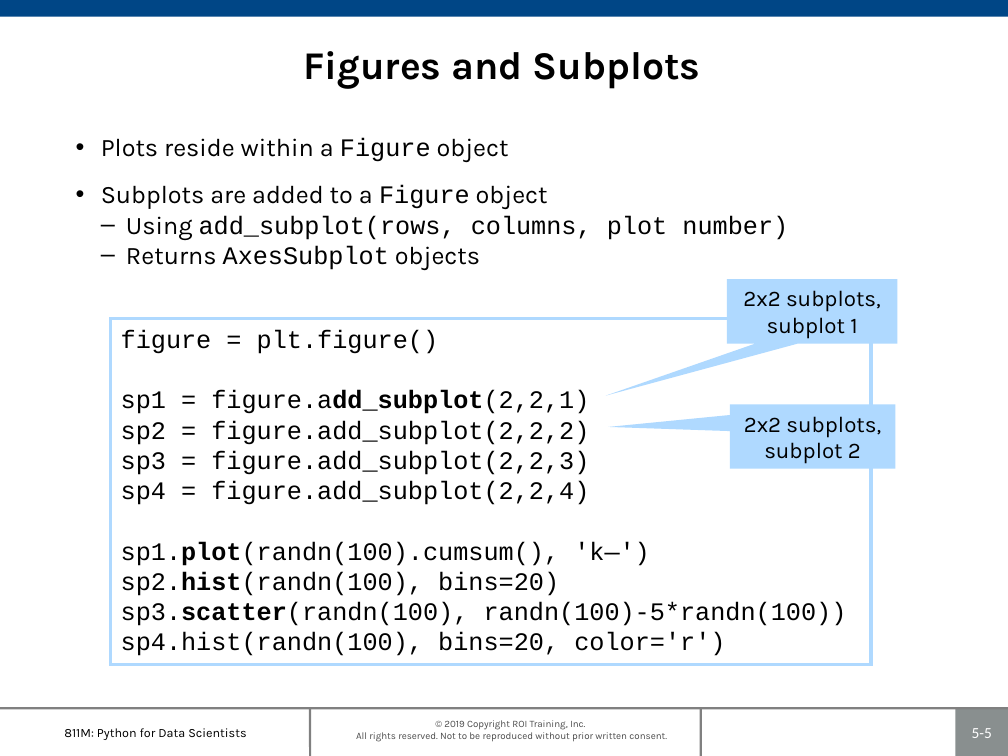
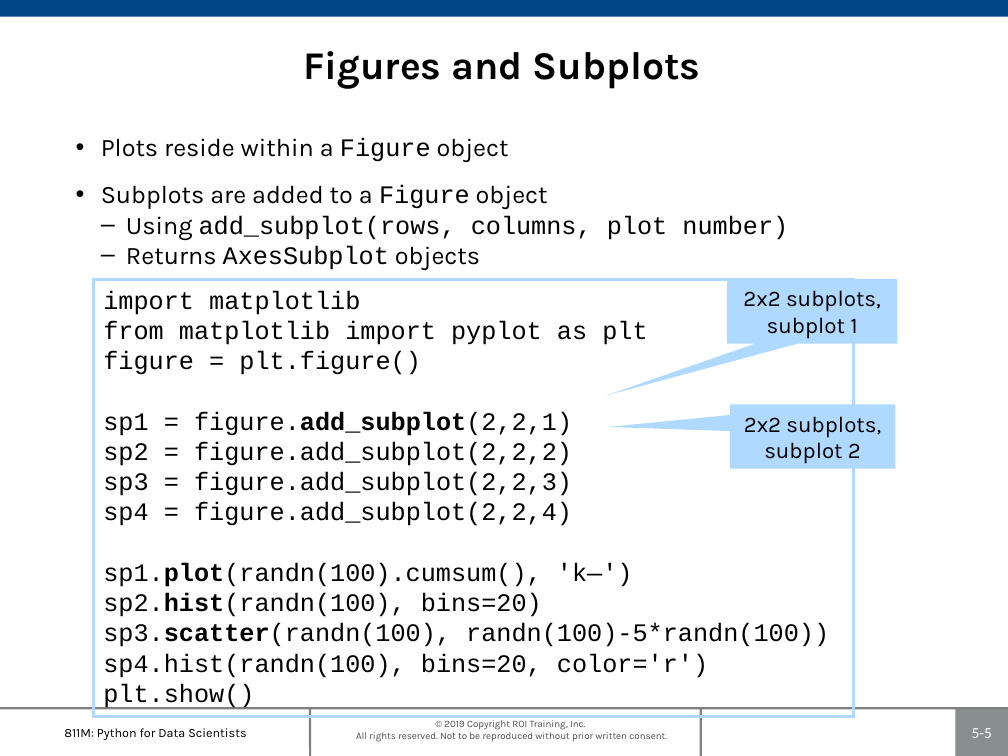
Before and after one commit to roitraining/PythonML, a slide deck: slide 5 of 811M-Ch05_PlottingAndVisualization.pptx. Drawn at 1008x756 pixels with LibreOffice and Linux fonts; fonts in the diff are those of the drawing; background and template pictures are left out. Boxes give left, top, right and bottom in pixels: in the first picture for what was removed or moved away, otherwise in the second. Text is boxed around its words. In the diff, an @@ line names an element or a change of style, - is before the commit and + after.

```diff
--- a/811M-Ch05_PlottingAndVisualization.pptx
+++ b/811M-Ch05_PlottingAndVisualization.pptx
@@ rectangle "import matplotlib": place and size @@
-rectangle "import matplotlib" at <box>111,319,871,664</box>
+rectangle "import matplotlib" at <box>94,279,854,717</box>
@@ text in rectangle at <box>103,290,647,345</box>: paragraphs added @@
+import matplotlib
+from matplotlib import pyplot as plt
@@ text in rectangle at <box>103,411,572,436</box>: bold on in "figure.add_subplot(2,2,1)" @@
@@ text in rectangle at <box>103,683,254,710</box>: paragraph added @@
+plt.show()
```
Also in this commit, not shown: 1 other slide changed, 1 slide added, 2 slides removed, 6 other files.
